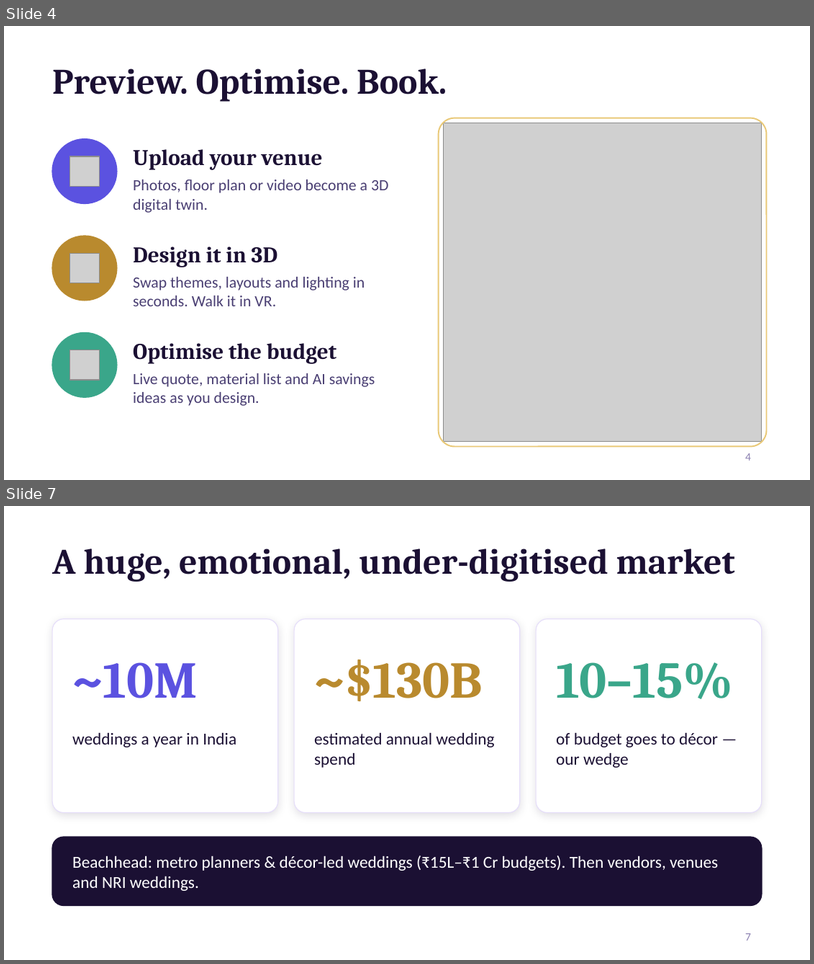
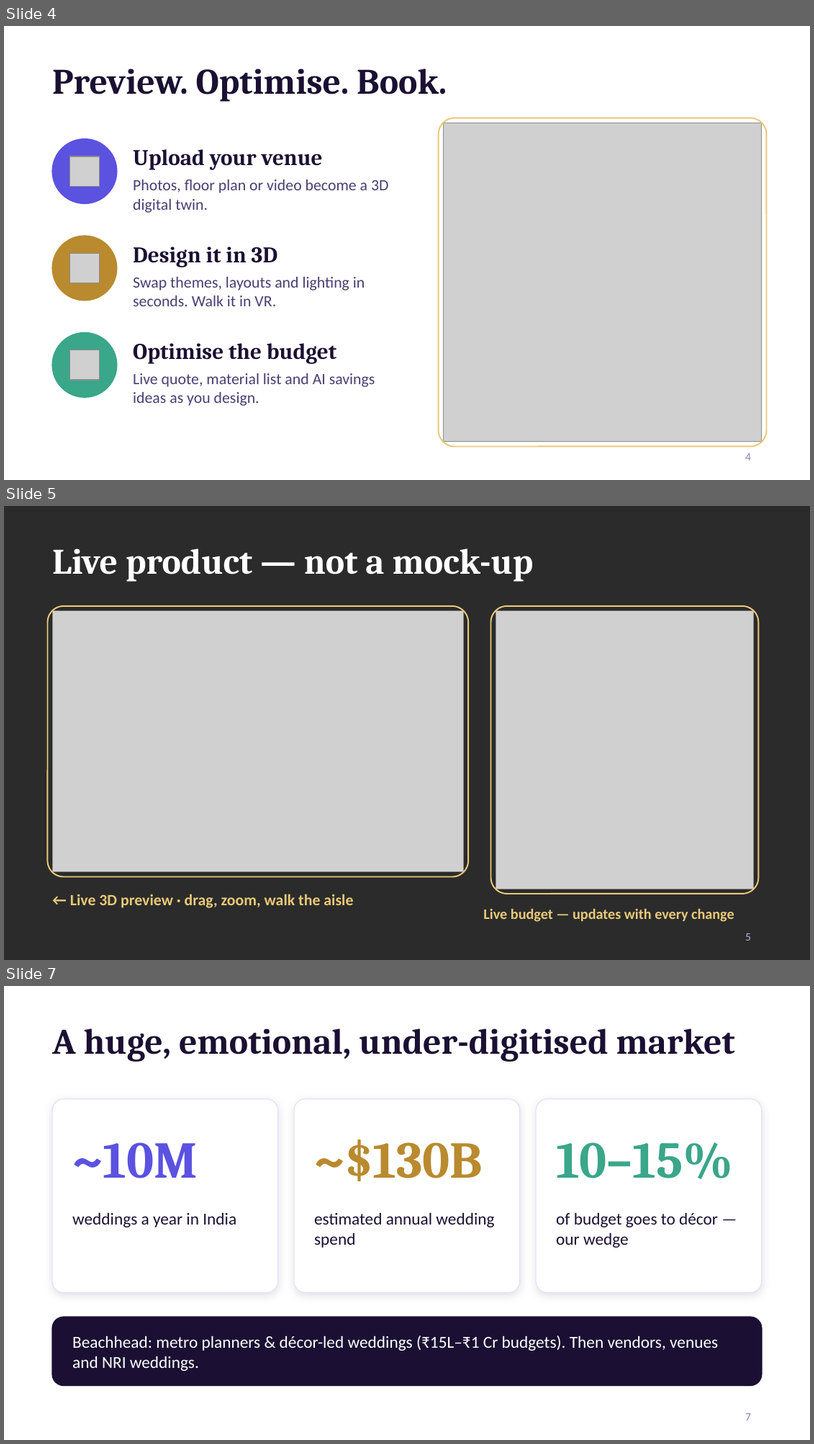
Before and after one commit to vaibhavdave/weddingplanner, a slide deck: pitch/WedVerse_AI_Shark_Tank_Pitch.pptx. Shown one above the other, each under a label of ours: slides 4 and 7 before the commit, slides 4, 5 and 7 after it; the slides between them are not shown. The pictures are 814x964 and 814x1444 pixels, drawn with LibreOffice and Linux fonts; fonts in the diff are those of the drawing; grey boxes stand for pictures; background and template pictures are left out; a plain dark background stands for a picture behind light text. Boxes give left, top, right and bottom in pixels: in the first picture for what was removed or moved away, otherwise in the second. Text is boxed around its words. In the diff, an @@ line names an element or a change of style, - is before the commit and + after.

```diff
--- a/pitch/WedVerse_AI_Shark_Tank_Pitch.pptx
+++ b/pitch/WedVerse_AI_Shark_Tank_Pitch.pptx
@@ slide 5 added at (x1=4, y1=506, x2=810, y2=960), background picture (left out) @@
@@ text added at (x1=52, y1=548, x2=534, y2=582), 32 pt, text #FFFFFF, bold @@
+Live product — not a mock-up
@@ rounded rectangle added at (x1=47, y1=606, x2=468, y2=876), outline #E9C978 1.25 pt @@
@@ picture added at (x1=52, y1=611, x2=463, y2=871) @@
@@ rounded rectangle added at (x1=491, y1=606, x2=759, y2=893), outline #E9C978 1.25 pt @@
@@ picture added at (x1=496, y1=611, x2=754, y2=888) @@
@@ text added at (x1=70, y1=893, x2=353, y2=908), 14 pt, text #E9C978, bold @@
+← Live 3D preview · drag, zoom, walk the aisle
@@ text added at (x1=484, y1=908, x2=735, y2=921), 13 pt, text #E9C978, bold @@
+Live budget — updates with every change
@@ page number added at (x1=746, y1=933, x2=751, y2=940), 10 pt, text #B8AEDD @@
+5
```
Also in this commit, not shown: 7 slides changed, 1 slide removed, 4 other files.
